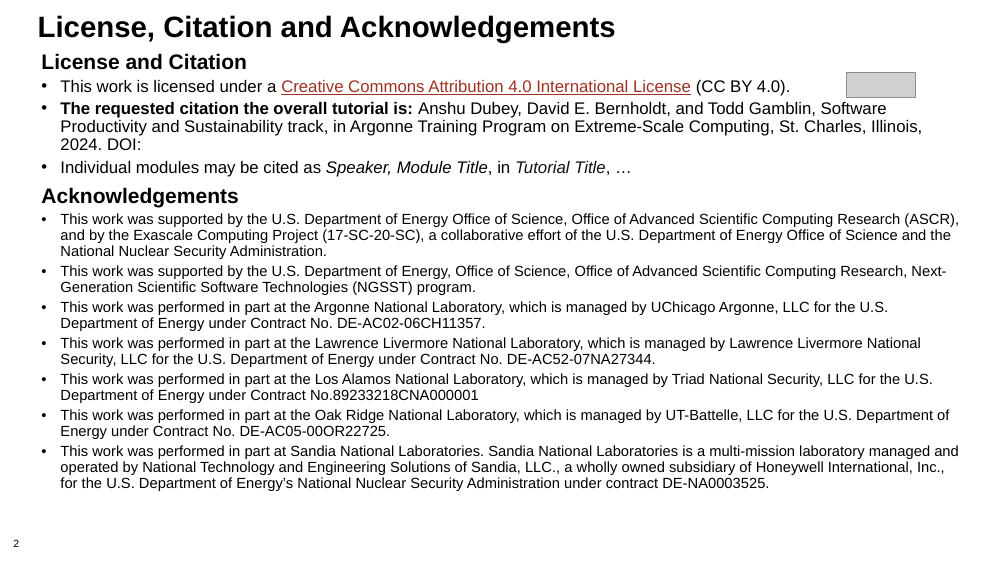
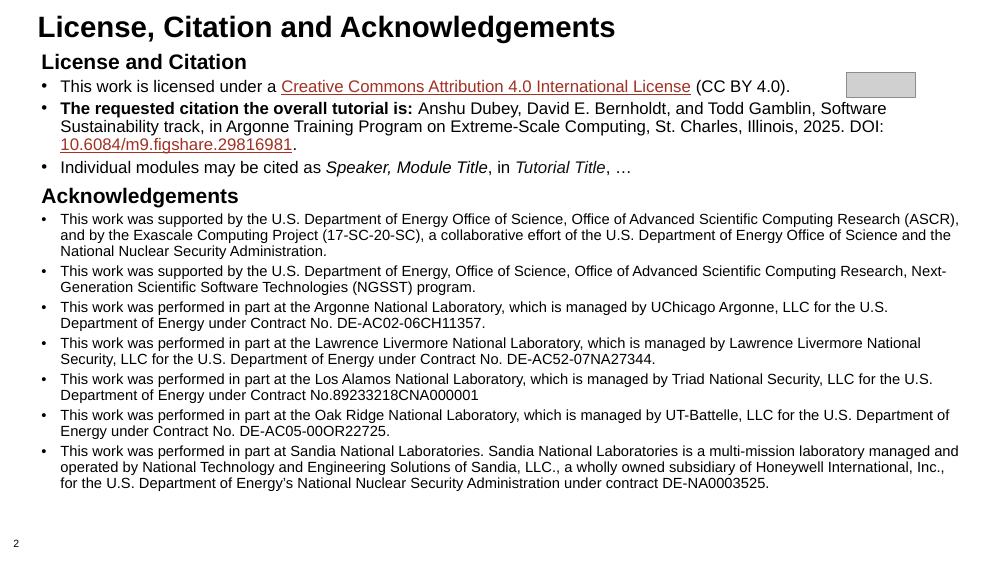
Before and after one commit to bssw-tutorial/presentations, a slide deck: slide 2 of design.pptx. Drawn at 1008x567 pixels with LibreOffice and Linux fonts; fonts in the diff are those of the drawing; grey boxes stand for pictures. Boxes give left, top, right and bottom in pixels: in the first picture for what was removed or moved away, otherwise in the second. Text is boxed around its words. In the diff, an @@ line names an element or a change of style, - is before the commit and + after.

```diff
--- a/design.pptx
+++ b/design.pptx
@@ text at <box>60,102,887,154</box>: text changed @@
-• The requested citation the overall tutorial is: Anshu Dubey, David E. Bernholdt, and Todd Gamblin, Software Productivity and Sustainability track, in Argonne Training Program on Extreme-Scale Computing, St. Charles, Illinois, 2024. DOI:
+• The requested citation the overall tutorial is: Anshu Dubey, David E. Bernholdt, and Todd Gamblin, Software Sustainability track, in Argonne Training Program on Extreme-Scale Computing, St. Charles, Illinois, 2025. DOI: 10.6084/m9.figshare.29816981.
```
Also in this commit, not shown: 3 other slides changed, 2 other files.
